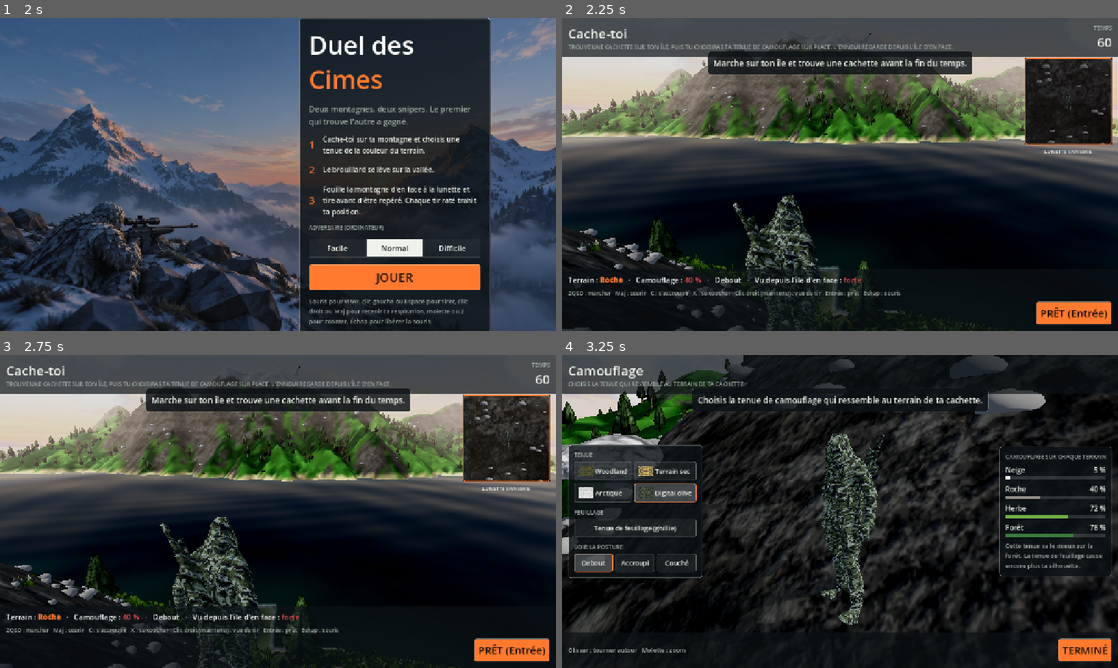
Above: before the commit, frames 1-4 (two rows, left to right).
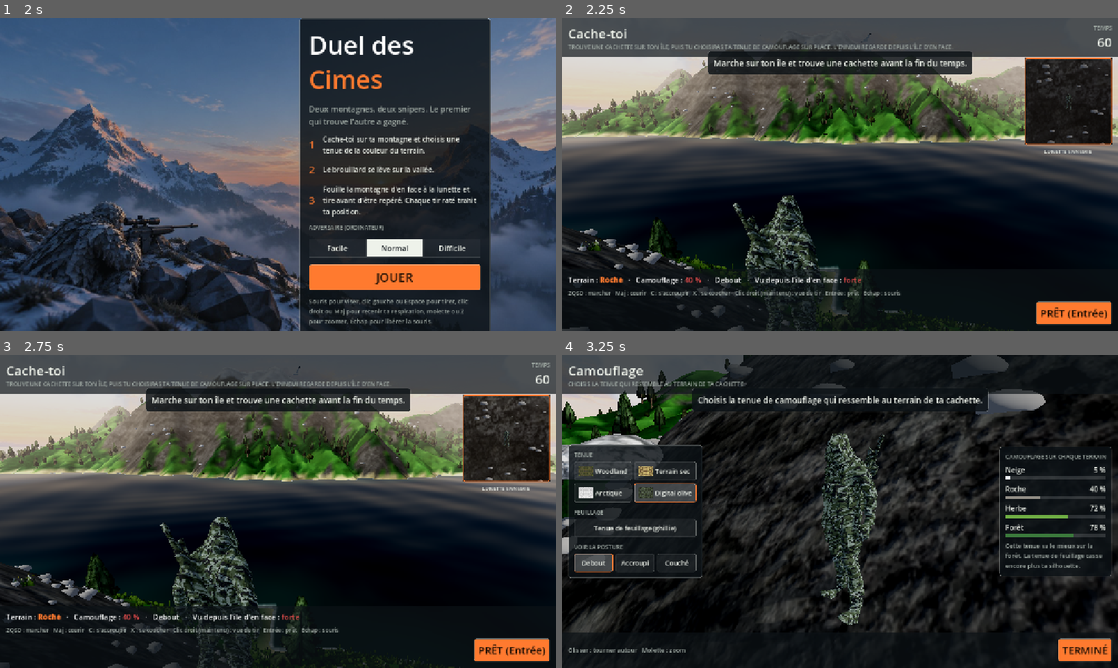
Above: after the commit, the same moments.

Repository: okidogestion-cmd/montaigneview
Game: Godot game, scene res://scenes/main.tscn
Two runs of this game, one before a commit and one after it. Both use one fixed random seed, a clock stepped at 60 frames per second and the inputs below.
Inputs (mouse positions are in pixels of both pictures, inside the frame that each line leads up to):
- Up to frame 1 (2 s): click "Normal" at 0.5 s; click "Normal" at 1.25 s
- Up to frame 2 (2.25 s): click "JOUER" at 2 s
- Up to frame 3 (2.75 s): no input
- Up to frame 4 (3.25 s): tap Enter at 2.75 s; move the mouse to (867, 511) at 2.77 s; hold W from 2.78 s (still down); tap C at 2.85 s; click (867, 511) at 2.92 s; tap Space at 3.02 s

Frame 1 is identical in both runs. In frame 2, less than 0.1% of the frame differs, in the area x 1-98%, y 14-100%; in frame 3, less than 0.1%; in frame 4, less than 0.1%, in the area x 0-87%, y 0-64%.

Commit message:
Cailloux du champ d'herbe : 160 triangles au lieu de 280 (même forme, mêmes places)
- world.gd : _rock_shape (bruit du rocher) partagé ; _pebble_mesh (sphère 10 × 7) pour les champs
  de cailloux et de mottes de neige ; les rochers du décor gardent leur maillage
- triangles vue de tir : 1 212 000 → 890 000 (−27 %) ; 84/84 tests caméra ; vues de tir identiques
  au pixel près, vues proches comparées dans docs/audit/perf/

Co-Authored-By: Claude Opus 5.5 <noreply@anthropic.com>
Claude-Session: https://claude.ai/code/session_013pbjtdffyqQrrwE9QtYc6X

Diff:
--- a/game/scripts/world.gd
+++ b/game/scripts/world.gd
@@ -39,6 +39,7 @@
 var _grass_fields: Array[MultiMeshInstance3D] = []
 var _outline: ShaderMaterial
 var _rock_mesh: Mesh
+var _pebble_mesh: Mesh   # même forme que _rock_mesh, moins de facettes : les milliers de cailloux du champ d'herbe
 var _log_mesh: Mesh
 var _foliage_mats: Array[ShaderMaterial] = []   # feuillage et écorce : effacés près de la caméra
 var near_fade := 0.0                            # rayon actuel de cet effacement (m)
@@ -177,11 +178,9 @@
 func _at(pos: Vector3, scl := Vector3.ONE, rot_y := 0.0) -> Transform3D:
 	return Transform3D(Basis(Vector3.UP, rot_y).scaled(scl), pos)
 
-func _build_meshes() -> void:
-	# Rocher : sphère déformée par un bruit à plusieurs échelles (bloc arrondi, arêtes et méplats),
-	# normales douces : la texture de roche fait le détail.
-	var rock := _sphere(1.0, 14, 9)
-	var ra := rock.get_mesh_arrays()
+## Rocher : la sphère donnée, déformée par le bruit du rocher (dessous aplati), normales douces.
+func _rock_shape(sphere: SphereMesh) -> Mesh:
+	var ra := sphere.get_mesh_arrays()
 	var rv: PackedVector3Array = ra[Mesh.ARRAY_VERTEX]
 	for i in rv.size():
 		var p := rv[i]
@@ -195,7 +194,15 @@
 	var st := SurfaceTool.new()
 	st.create_from(rmesh, 0)
 	st.generate_normals()
-	_rock_mesh = st.commit()
+	return st.commit()
+
+func _build_meshes() -> void:
+	# Rocher : sphère déformée par un bruit à plusieurs échelles (bloc arrondi, arêtes et méplats),
+	# normales douces : la texture de roche fait le détail.
+	_rock_mesh = _rock_shape(_sphere(1.0, 14, 9))   # 280 triangles
+	# Cailloux et mottes de neige du champ d'herbe (≈ 2 700, vus jusqu'à 2 m à l'atelier) : même bruit, même forme,
+	# sphère de départ plus grossière : 160 triangles au lieu de 280, le contour reste rond.
+	_pebble_mesh = _rock_shape(_sphere(1.0, 10, 7))
 	# Arbres et buissons photo (art/arbres/) : plusieurs modèles par sorte, mélangés dans le décor.
 	for kind in PACK_TREES:
 		var meshes: Array[Mesh] = []
@@ -719,8 +726,8 @@
 		# [forme, teinte, canal du masque, densité, touffes par m², vent, garder les normales, taille min, taille max, aplatissement]
 		[VEG.tuft(0.9, 0.55), Color("#f2f7e6"), 0, 1.0, 1.6, 0.12, false, 0.8, 1.4, 1.0, "vege_herbe.png"],
 		[VEG.tuft(0.8, 0.5), Color.WHITE, 1, 0.6, 0.07, 0.08, false, 0.9, 1.3, 1.0, "vege_fleurs.png"],
-		[_rock_mesh, Color("#6f6b64"), 2, 1.0, 0.3, 0.0, true, 0.1, 0.45, 0.6],
-		[_rock_mesh, Color("#f4f8fc"), 3, 1.0, 0.12, 0.0, true, 0.3, 1.0, 0.35],
+		[_pebble_mesh, Color("#6f6b64"), 2, 1.0, 0.3, 0.0, true, 0.1, 0.45, 0.6],
+		[_pebble_mesh, Color("#f4f8fc"), 3, 1.0, 0.12, 0.0, true, 0.3, 1.0, 0.35],
 	]
 	for f in fields:
 		var m := ShaderMaterial.new()
Not shown, added: docs/audit/perf/cailloux_atelier_avant_apres.png
Not shown, added: docs/audit/perf/cailloux_cachette_avant_apres.png
Not shown, changed: docs/game-design.md
